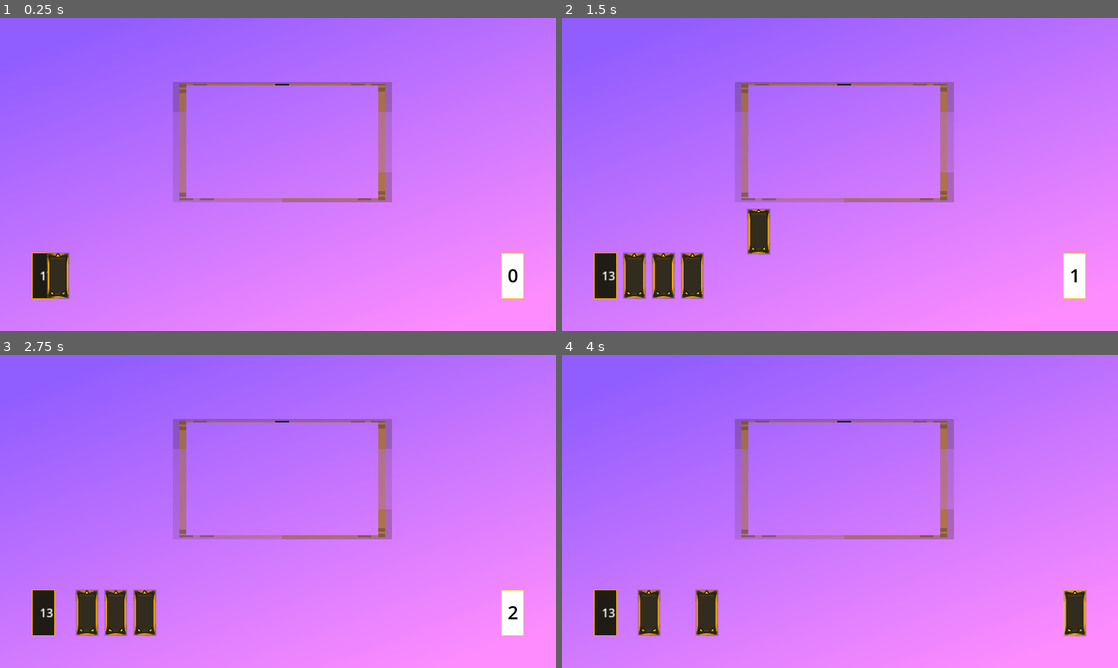
Above: before the commit, frames 1-4 (two rows, left to right).
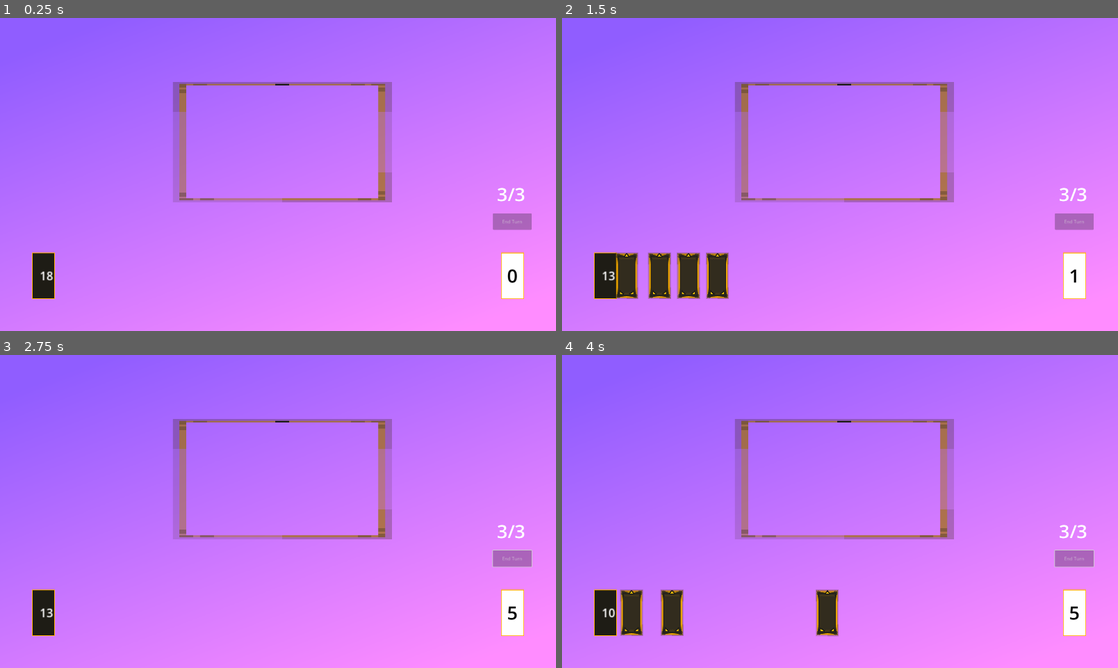
Above: after the commit, the same moments.

Repository: brandon-relentnet/deck-management
Game: Godot game, scene res://main.tscn
The game is run twice, just before and just after one commit, with the same random seed, the same clock (stepped at 60 frames per second) and the same inputs.
Inputs (mouse positions are in pixels of both pictures, inside the frame that each line leads up to):
- Up to frame 1 (0.25 s): no input
- Up to frame 2 (1.5 s): drag from (678, 274) to (845, 143) at 0.52 s; drag from (717, 274) to (845, 143) at 1.27 s
- Up to frame 3 (2.75 s): click (511, 558) at 2 s, where only the run after the commit has a clickable "End Turn"
- Up to frame 4 (4 s): tap Enter at 2.75 s; move the mouse to (706, 611) at 2.77 s; click (706, 611) at 2.92 s; drag from (678, 611) to (1073, 611) at 3.52 s

The runs differ from the first frame. In frame 1, 1.0% of the frame differs, in the area x 8-96%, y 54-90%; in frame 2, 3.1%; in frame 3, 2.4%; in frame 4, 4.0%.

Commit message:
Implemented a draw hand system and end turn system. Both work pretty well.

Diff:
--- a/main.tscn
+++ b/main.tscn
@@ -1,12 +1,12 @@
-[gd_scene load_steps=11 format=3 uid="uid://bvm1l0sks3mxk"]
+[gd_scene load_steps=10 format=3 uid="uid://bvm1l0sks3mxk"]
 
 [ext_resource type="PackedScene" uid="uid://brakl80fqtkxy" path="res://scenes/card_slot.tscn" id="2_1bvp3"]
 [ext_resource type="Script" uid="uid://l87bixt6uy5b" path="res://scripts/card_manager.gd" id="2_h2yge"]
 [ext_resource type="Script" uid="uid://d21fogr4y6d5n" path="res://scripts/player_hand.gd" id="3_1bvp3"]
 [ext_resource type="PackedScene" uid="uid://blkw2nye87d4a" path="res://scenes/deck.tscn" id="4_lquwl"]
-[ext_resource type="Script" uid="uid://cttm3ew5cgav1" path="res://discard.gd" id="6_5vw27"]
 [ext_resource type="Script" uid="uid://dtcece7lyqaaa" path="res://scripts/input_manager.gd" id="6_7mycd"]
-[ext_resource type="Texture2D" uid="uid://dwyqw58r71nop" path="res://assets/discard.png" id="6_272bh"]
+[ext_resource type="PackedScene" uid="uid://csw2g32wfd03q" path="res://scenes/discard.tscn" id="6_272bh"]
+[ext_resource type="Script" uid="uid://b654gecfuc454" path="res://turn_manager.gd" id="7_272bh"]
 
 [sub_resource type="Gradient" id="Gradient_7mycd"]
 colors = PackedColorArray(0.564706, 0.364706, 1, 1, 1, 0.552941, 1, 1)
@@ -17,9 +17,6 @@
 height = 1080
 fill_from = Vector2(0.188073, 0)
 fill_to = Vector2(0.853211, 0.978593)
-
-[sub_resource type="RectangleShape2D" id="RectangleShape2D_5vw27"]
-size = Vector2(80, 160)
 
 [node name="Main" type="Node2D"]
 
@@ -44,27 +41,24 @@
 [node name="InputManager" type="Node2D" parent="."]
 script = ExtResource("6_7mycd")
 
-[node name="Discard" type="Node2D" parent="."]
+[node name="Discard" parent="." instance=ExtResource("6_272bh")]
 position = Vector2(1770, 890)
-script = ExtResource("6_5vw27")
 
-[node name="Sprite2D" type="Sprite2D" parent="Discard"]
-scale = Vector2(2.5, 2.5)
-texture = ExtResource("6_272bh")
+[node name="TurnManager" type="Button" parent="."]
+offset_left = 1702.0
+offset_top = 674.0
+offset_right = 1836.0
+offset_bottom = 731.0
+text = "End Turn"
+script = ExtResource("7_272bh")
 
-[node name="Area2D" type="Area2D" parent="Discard"]
-collision_layer = 4
-collision_mask = 4
+[node name="RichTextLabel" type="RichTextLabel" parent="TurnManager"]
+layout_mode = 0
+offset_left = 14.0
+offset_top = -111.0
+offset_right = 128.0
+offset_bottom = -16.0
+theme_override_font_sizes/normal_font_size = 64
+text = "3/3"
 
-[node name="CollisionShape2D" type="CollisionShape2D" parent="Discard/Area2D"]
-shape = SubResource("RectangleShape2D_5vw27")
-
-[node name="RichTextLabel" type="RichTextLabel" parent="Discard"]
-offset_left = -28.0
-offset_top = -47.0
-offset_right = 32.0
-offset_bottom = 42.0
-theme_override_colors/default_color = Color(0, 0, 0, 1)
-theme_override_font_sizes/normal_font_size = 64
-text = "0"
-horizontal_alignment = 1
+[connection signal="pressed" from="TurnManager" to="CardManager" method="_on_turn_manager_pressed"]
--- /dev/null
+++ b/scenes/discard.tscn
@@ -0,0 +1,31 @@
+[gd_scene load_steps=4 format=3 uid="uid://csw2g32wfd03q"]
+
+[ext_resource type="Script" uid="uid://cttm3ew5cgav1" path="res://scripts/discard.gd" id="1_m1mm0"]
+[ext_resource type="Texture2D" uid="uid://dwyqw58r71nop" path="res://assets/discard.png" id="2_cyn56"]
+
+[sub_resource type="RectangleShape2D" id="RectangleShape2D_5vw27"]
+size = Vector2(80, 160)
+
+[node name="Discard" type="Node2D"]
+script = ExtResource("1_m1mm0")
+
+[node name="Sprite2D" type="Sprite2D" parent="."]
+scale = Vector2(2.5, 2.5)
+texture = ExtResource("2_cyn56")
+
+[node name="Area2D" type="Area2D" parent="."]
+collision_layer = 4
+collision_mask = 4
+
+[node name="CollisionShape2D" type="CollisionShape2D" parent="Area2D"]
+shape = SubResource("RectangleShape2D_5vw27")
+
+[node name="RichTextLabel" type="RichTextLabel" parent="."]
+offset_left = -54.0
+offset_top = -46.0
+offset_right = 53.0
+offset_bottom = 43.0
+theme_override_colors/default_color = Color(0, 0, 0, 1)
+theme_override_font_sizes/normal_font_size = 64
+text = "0"
+horizontal_alignment = 1
--- a/scripts/card_manager.gd
+++ b/scripts/card_manager.gd
@@ -61,7 +61,7 @@
 		card_being_dragged.get_node("Area2D/CollisionShape2D").disabled = true
 		card_slot.card_in_slot = true
 		# Move card from slot to discard pile and allow for more cards to be played
-		move_played_card_to_discard(card_slot.played_card)
+		move_card_to_discard(card_slot.played_card)
 		card_slot.card_in_slot = false
 	else:
 		# Return card to hand if not placed in a slot
@@ -70,13 +70,20 @@
 	# Clear dragging reference
 	card_being_dragged = null
 
-func move_played_card_to_discard(played_card) -> void:
-	$"../PlayerHand".animate_card_to_position(played_card, DISCARD_PILE_POSITION, DEFAULT_CARD_MOVE_SPEED)
-	$"../Discard".discard_pile.append(played_card)
+func move_card_to_discard(card) -> void:
+	$"../PlayerHand".animate_card_to_position(card, DISCARD_PILE_POSITION, DEFAULT_CARD_MOVE_SPEED)
+	$"../Discard".discard_pile.append(card)
 	$"../Discard".update_discard_display()
 	await get_tree().create_timer(DEFAULT_CARD_MOVE_SPEED).timeout
-	remove_child(played_card)
+	remove_child(card)
 	print($"../Discard".discard_pile)
+
+func move_hand_to_discard() -> void:
+	player_hand_reference.player_hand.reverse()
+	for i in player_hand_reference.player_hand:
+		move_card_to_discard(i)
+		await get_tree().create_timer(DEFAULT_CARD_MOVE_SPEED).timeout
+	player_hand_reference.clear_hand()
 
 # Connect signals from newly created cards to this manager
 func connect_card_signals(card: Node2D) -> void:
@@ -165,3 +172,10 @@
 			highest_z_index = current_card.z_index
 
 	return highest_z_card
+
+func _on_turn_manager_pressed() -> void:
+	$"../Deck".currently_drawing_a_card = true
+	# Move hand to discard pile
+	move_hand_to_discard()
+	await get_tree().create_timer(DEFAULT_CARD_MOVE_SPEED * 10).timeout
+	$"../Deck".draw_hand(5)
--- a/scripts/deck.gd
+++ b/scripts/deck.gd
@@ -8,6 +8,7 @@
 var player_deck = ["Knight", "Knight", "Knight", "Knight", "Knight", "Knight", "Knight", "Knight", "Knight", "Knight", "Knight", "Knight", "Knight", "Knight", "Knight", "Knight", "Knight", "Knight"]
 # Load the card scene resource
 var card_scene = preload(CARD_SCENE_PATH)
+var currently_drawing_a_card: bool = false
 
 # Called when the node enters the scene tree
 func _ready() -> void:
@@ -40,9 +41,12 @@
 	spawn_card()
 
 func draw_hand(cards_to_draw) -> void:
+	currently_drawing_a_card = true
 	for i in cards_to_draw:
-		await get_tree().create_timer(0.2).timeout
+		await get_tree().create_timer(CARD_DRAW_SPEED).timeout
 		draw_card()
+	await get_tree().create_timer(CARD_DRAW_SPEED).timeout
+	currently_drawing_a_card = false
 
 # Disables the deck visuals and interaction when empty
 func disable_deck() -> void:
--- a/scripts/player_hand.gd
+++ b/scripts/player_hand.gd
@@ -55,3 +55,6 @@
 		player_hand.erase(card)
 		# Recalculate positions for all remaining cards
 		update_hand_positions(DEFAULT_CARD_MOVE_SPEED)
+
+func clear_hand() -> void:
+	player_hand.clear()
--- /dev/null
+++ b/turn_manager.gd
@@ -0,0 +1,7 @@
+extends Button
+
+func _process(_delta) -> void:
+	if $"../Deck".currently_drawing_a_card == true:
+		disabled = true
+	else:
+		disabled = false
Renamed: discard.gd -> scripts/discard.gd
Renamed: discard.gd.uid -> scripts/discard.gd.uid
Not shown, added: turn_manager.gd.uid
